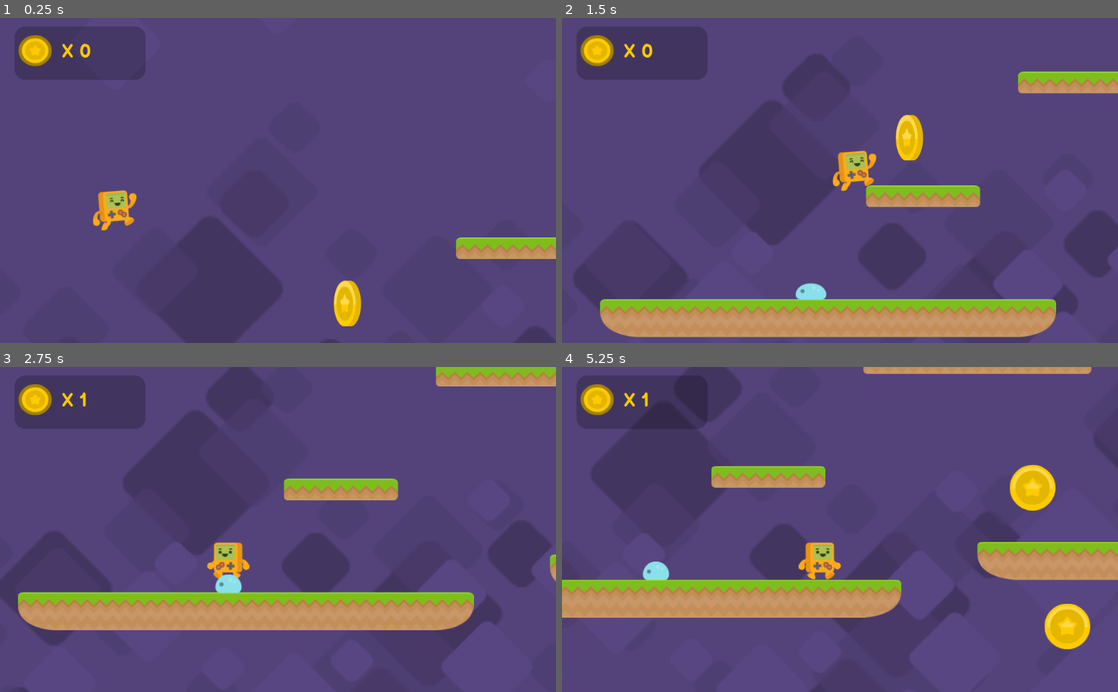
Above: before the commit, frames 1-4 (two rows, left to right).
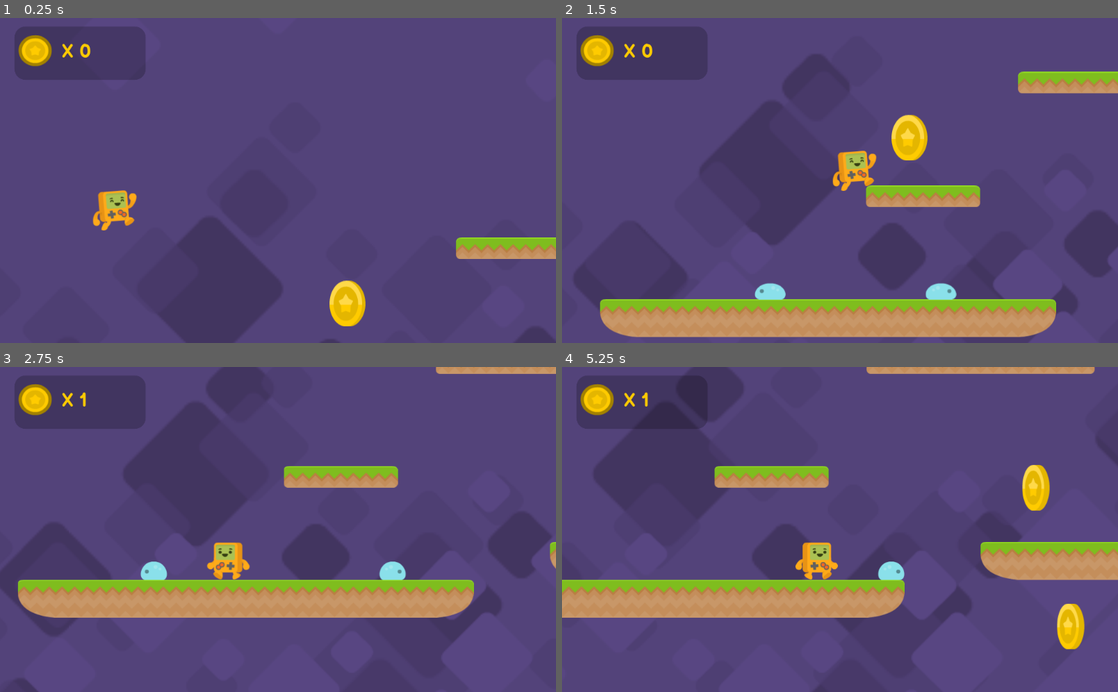
Above: after the commit, the same moments.

Repository: phukon/2D_platformer
Game: Godot game, scene res://Levels/Level1.tscn
The game is run twice, just before and just after one commit, with the same random seed, the same clock (stepped at 60 frames per second) and the same inputs. The project has no main scene, so this scene is started directly.
Inputs:
- Up to frame 1 (0.25 s): no input
- Up to frame 2 (1.5 s): hold D (right) from 0.53 s (still down); tap Up (jump) at 0.77 s
- Up to frame 3 (2.75 s): tap Up (jump) at 1.52 s; release D (right) at 2.03 s; hold A (left) from 2.03 s (still down)
- Up to frame 4 (5.25 s): release A (left) at 2.78 s; hold D (right) 2.78-4.28 s; tap Up (jump) at 3.02, 3.77, 4.52 s; hold A (left) 4.28-5.03 s; hold D (right) from 5.03 s (still down)

The runs differ from the first frame. In frame 1, 0.4% of the frame differs, in the area x 59-66%, y 80-95%; in frame 2, 1.1%; in frame 3, 16%, in the area x 0-100%, y 0-100%; in frame 4, 3.4%.

Commit message:
improved enemy logic

Diff:
--- a/Actors/Enemy.tscn
+++ b/Actors/Enemy.tscn
@@ -19,9 +19,11 @@
 } ]
 
 [sub_resource type="RectangleShape2D" id=2]
-extents = Vector2( 19.8569, 11.7849 )
+extents = Vector2( 19.8569, 15.3825 )
 
-[node name="Enemy" type="KinematicBody2D"]
+[node name="enemy" type="KinematicBody2D"]
+collision_layer = 16
+collision_mask = 35
 script = ExtResource( 4 )
 __meta__ = {
 "_edit_group_": true
@@ -33,5 +35,9 @@
 playing = true
 
 [node name="CollisionShape2D" type="CollisionShape2D" parent="."]
-position = Vector2( 0, 5.00125 )
+position = Vector2( 0, 1.38483 )
 shape = SubResource( 2 )
+
+[node name="floor_checker" type="RayCast2D" parent="."]
+enabled = true
+collision_mask = 2
--- a/Enemy.gd
+++ b/Enemy.gd
@@ -2,12 +2,21 @@
 
 var velocity = Vector2()
 export var direction =  -1
-
+export var detects_cliffs = true
 
 func _ready() -> void:
-	pass
+	if direction == 1:
+		$AnimatedSprite.flip_h = true
+	$floor_checker.position.x = $CollisionShape2D.shape.get_extents().x * direction
+	$floor_checker.enabled = detects_cliffs
 
 func _physics_process(delta: float) -> void:
+
+	if is_on_wall() or not $floor_checker.is_colliding() and detects_cliffs and is_on_floor():
+		direction = direction * -1
+		$AnimatedSprite.flip_h = not $AnimatedSprite.flip_h
+		$floor_checker.position.x = $CollisionShape2D.shape.get_extents().x * direction
+
 	velocity.y += 20
-
-	move_and_slide(velocity)
+	velocity.x = 50 * direction
+	velocity = move_and_slide(velocity, Vector2.UP) #or else the gravity will keep adding
--- a/Levels/Level1.tscn
+++ b/Levels/Level1.tscn
@@ -42,6 +42,8 @@
 tile_data = PoolIntArray( 65565, 0, 0, 65566, 0, 0, 65567, 0, 0, 65568, 0, 0, 65569, 0, 0, 65570, 0, 0, 65571, 0, 0, 13 …(782 unchanged characters)…
 
 [node name="StaticBody2D" type="StaticBody2D" parent="tile_oneway"]
+collision_layer = 2
+collision_mask = 49
 
 [node name="CollisionShape2D" type="CollisionShape2D" parent="tile_oneway/StaticBody2D"]
 position = Vector2( 2048, 464 )
@@ -196,8 +198,12 @@
 
 [node name="Enemies" type="Node2D" parent="."]
 
-[node name="Enemy" parent="Enemies" instance=ExtResource( 10 )]
+[node name="Enemy1" parent="Enemies" instance=ExtResource( 10 )]
 position = Vector2( 458.348, 384.149 )
+
+[node name="Enemy2" parent="Enemies" instance=ExtResource( 10 )]
+position = Vector2( 623.025, 457.18 )
+direction = 1
 [connection signal="body_entered" from="fall_zone" to="Kon" method="_on_fall_zone_body_entered"]
 [connection signal="coin_collected" from="Coins/coin1" to="HUD" method="_on_coin_collected"]
 [connection signal="coin_collected" from="Coins/coin2" to="HUD" method="_on_coin_collected"]
--- a/coin.tscn
+++ b/coin.tscn
@@ -43,7 +43,6 @@
 [node name="AnimatedSprite" type="AnimatedSprite" parent="."]
 frames = SubResource( 2 )
 animation = "spin"
-frame = 1
 playing = true
 
 [node name="AnimationPlayer" type="AnimationPlayer" parent="."]
